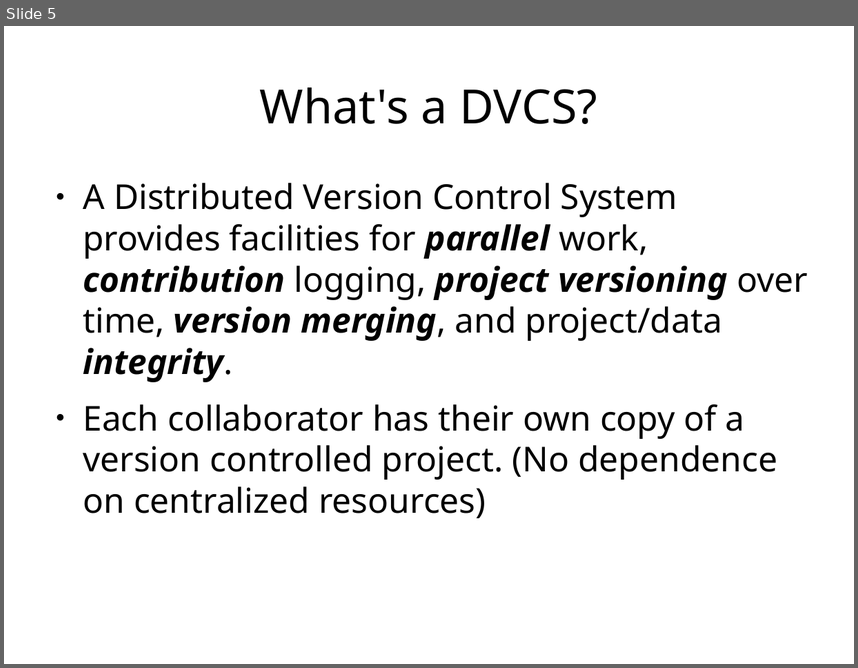
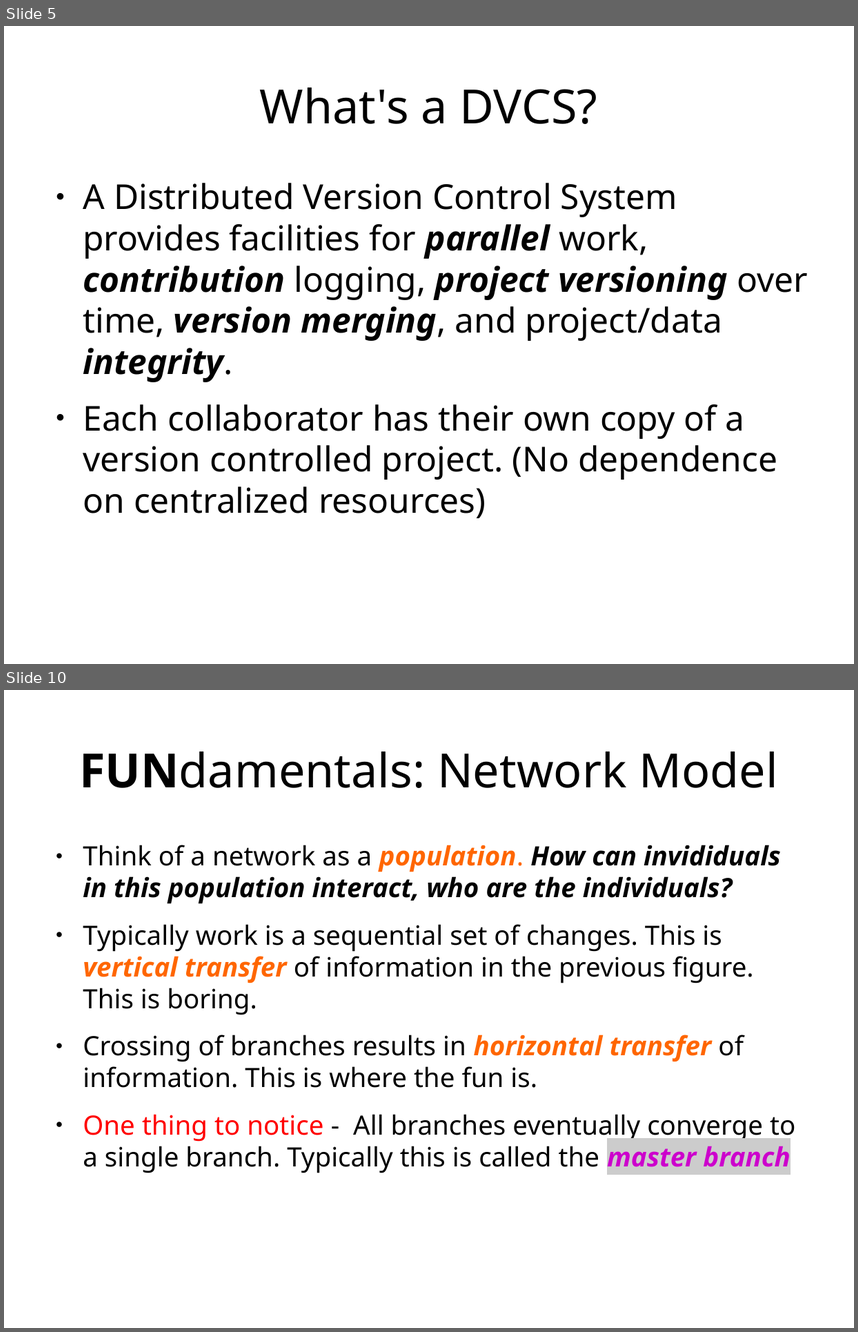
Before and after one commit to ethanwillis/git_presentation, a slide deck: git_presentation_slideshow.odp. Shown one above the other, each under a label of ours: slide 5 before the commit, slides 5 and 10 after it; the slides between them are not shown. The pictures are 858x668 and 858x1332 pixels, drawn with LibreOffice and Linux fonts; fonts in the diff are those of the drawing. Boxes give left, top, right and bottom in pixels: in the first picture for what was removed or moved away, otherwise in the second. Text is boxed around its words. In the diff, an @@ line names an element or a change of style, - is before the commit and + after.

Commit message:
Updated presenation with new slides about git fundamentals and a recap with terminology.
Added new images to the project as well for illustration purposes.

```diff
--- a/git_presentation_slideshow.odp
+++ b/git_presentation_slideshow.odp
@@ slide 10 added at (4,690,854,1328), background #FFFFFF @@
@@ title added at (79,751,778,788), 44 pt, text #000000 @@
+FUNdamentals: Network Model
@@ text added at (83,845,795,1173), 24.8 pt, text #000000 @@
+● Think of a network as a population. How can invididuals in this population interact, who are the individuals?
+● Typically work is a sequential set of changes. This is vertical transfer of information in the previous figure. This is boring.
+● Crossing of branches results in horizontal transfer of information. This is where the fun is.
+● One thing to notice - All branches eventually converge to a single branch. Typically this is called the master branch
```
Also in this commit, not shown: 7 slides changed, 16 other slides added, 41 slides removed, 6 other files.
